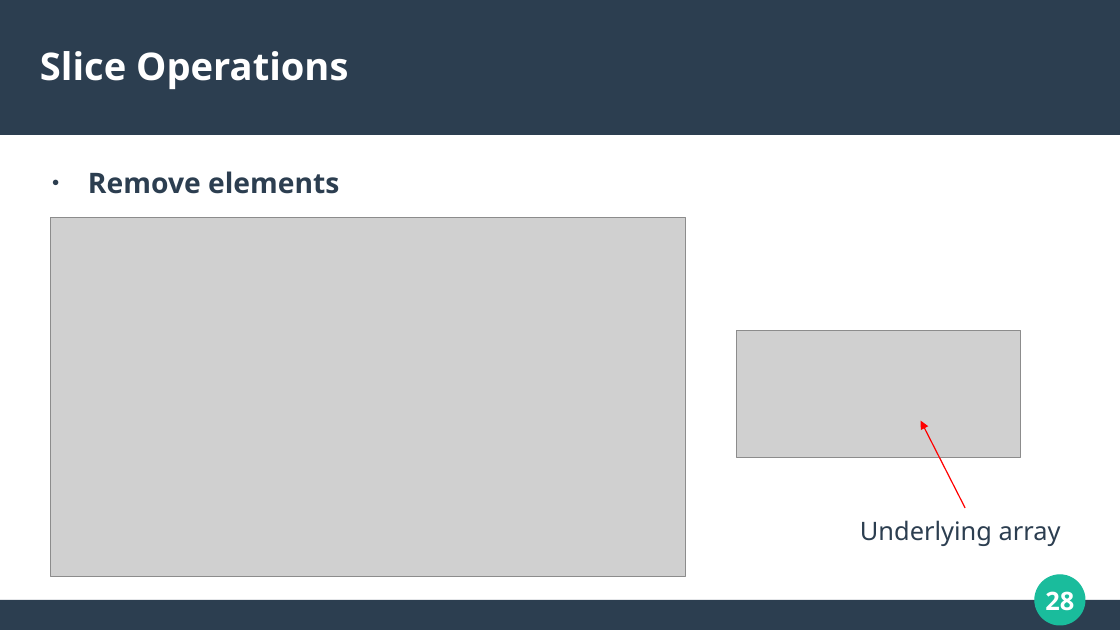
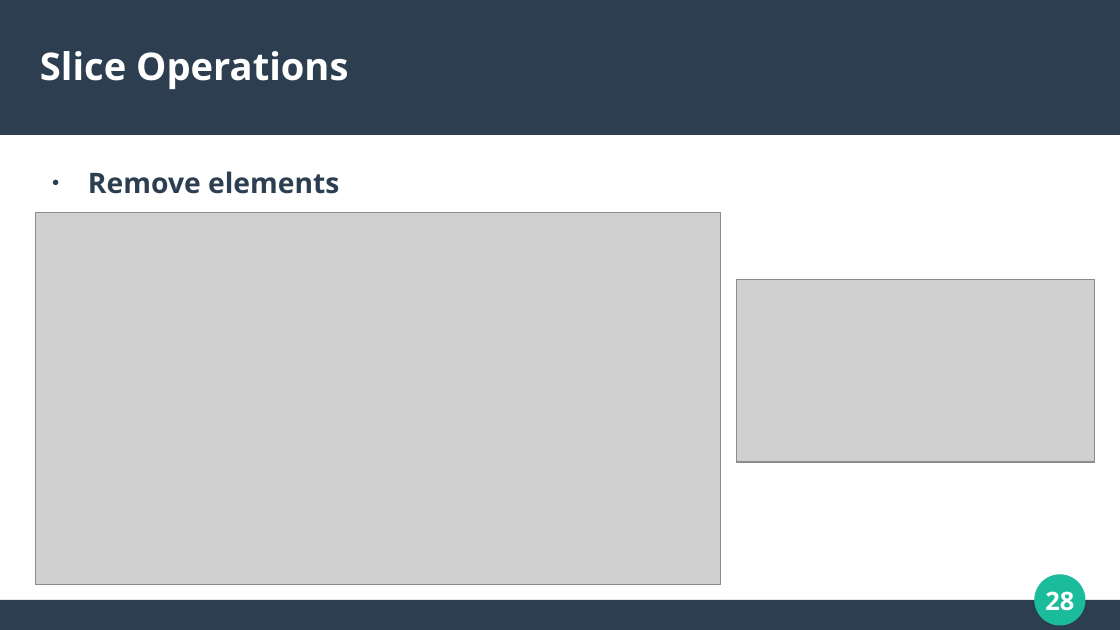
Before and after one commit to calvincramer/golang-training-1, a slide deck: slide 28 of presentation-1.odp. Drawn at 1120x630 pixels with LibreOffice and Linux fonts; fonts in the diff are those of the drawing; grey boxes stand for pictures. Boxes give left, top, right and bottom in pixels: in the first picture for what was removed or moved away, otherwise in the second. Text is boxed around its words. In the diff, an @@ line names an element or a change of style, - is before the commit and + after.

```diff
--- a/presentation-1.odp
+++ b/presentation-1.odp
@@ picture: place and size @@
-picture at (51, 217, 686, 576)
+picture at (36, 212, 720, 584)
@@ picture: place and size @@
-picture at (737, 330, 1021, 457)
+picture at (737, 279, 1095, 462)
@@ arrow removed from (966, 508) to (921, 421) @@
@@ text removed at (860, 520, 1061, 546) @@
-Underlying array
```
Also in this commit, not shown: 17 other slides changed, 1 other file.
